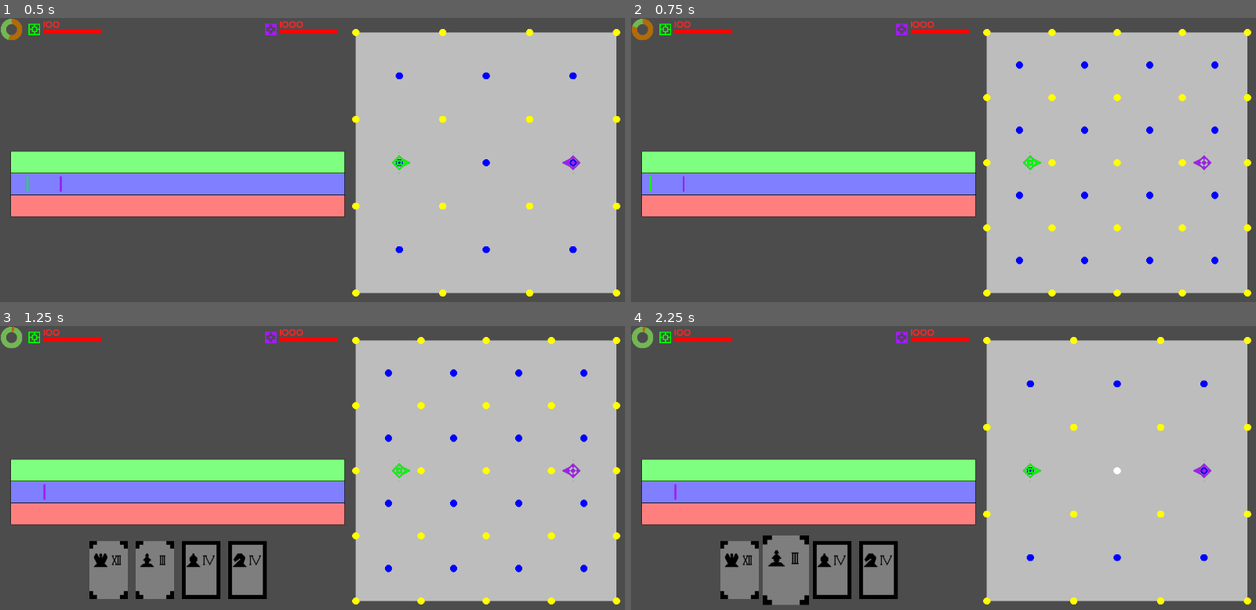
Above: before the commit, frames 1-4 (two rows, left to right).
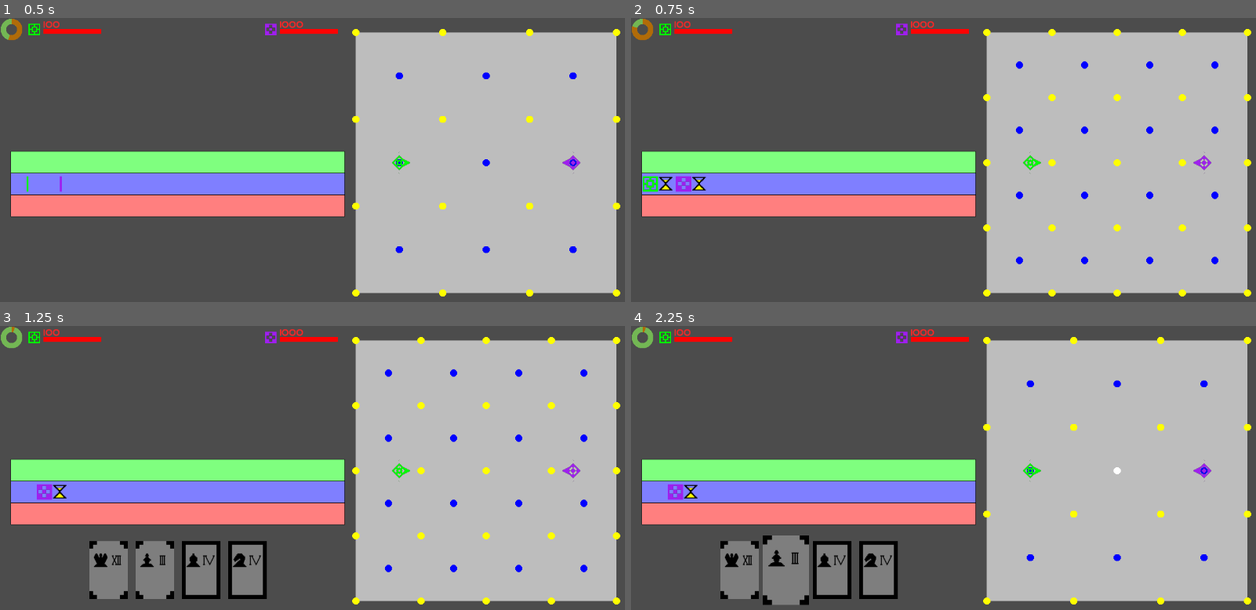
Above: after the commit, the same moments.

Repository: Pe3Hu/kanikani
Game: Godot game, scene res://scenes/Game.tscn
Same seed, same stepped clock (60 frames per second), same inputs: the game is played once before the commit and once after it.
Inputs (mouse positions are in pixels of both pictures, inside the frame that each line leads up to):
- Up to frame 1 (0.5 s): no input
- Up to frame 2 (0.75 s): tap Enter at 0.5 s; move the mouse to (1081, 148) at 0.52 s; hold W from 0.53 s (still down); tap 2 at 0.6 s; click (1081, 148) at 0.67 s
- Up to frame 3 (1.25 s): keep holding W; tap E at 0.8 s
- Up to frame 4 (2.25 s): tap Space at 1.25 s; move the mouse to (737, 570) at 1.27 s; release W at 1.28 s; hold S 1.28-2.03 s; tap E at 1.35 s; click (737, 570) at 1.42 s; tap 2 at 1.55, 2.1 s; tap Enter at 2 s; move the mouse to (787, 570) at 2.02 s; hold W from 2.03 s (still down); click (787, 570) at 2.17 s

Frame 1 is identical in both runs. In frame 2, 0.4% of the frame differs, in the area x 1-13%, y 55-62%; in frame 3, 0.2%; in frame 4, 0.2%.

Commit message:
update version 0.0062
1. card preuse rework
2. rest & hitch icon added

Diff:
--- a/scripts/Act.gd
+++ b/scripts/Act.gd
@@ -25,6 +25,10 @@
 					"move":
 						path += act_.obj.effect.word.content+"/"
 						name_ = act_.obj.card.obj.pas.word.chesspiece+name_
+					"hitch":
+						name_ = act_.obj.effect.word.content+name_
+					"rest":
+						name_ = act_.obj.effect.word.content+name_
 
 		var texture = ImageTexture.new()
 		var image = Image.new()
--- a/scripts/Classes_1.gd
+++ b/scripts/Classes_1.gd
@@ -90,6 +90,7 @@
 	var color = {}
 
 	func _init(input_):
+		vec.distance = input_.distance
 		vec.size = input_.vector
 		word.type = input_.type
 		word.target = input_.target
@@ -151,9 +152,9 @@
 	var obj = {}
 
 	func _init(input_):
-		num.time = {}
-		num.time.max = input_.delay
-		num.time.current = 0
+		num.preparation = {}
+		num.preparation.max = input_.preparation
+		num.preparation.current = 0
 		word.type = input_.type
 		obj.exam = input_.exam
 
@@ -270,7 +271,9 @@
 		num.angle = {}
 		num.angle.current = 0
 		num.angle.target = 0
-		num.angle.target = 0
+		num.time = {}
+		num.time.hitch = 0
+		num.time.rest = 0
 
 	func init_scenes():
 		scene.dancer = {}
--- a/scripts/Classes_2.gd
+++ b/scripts/Classes_2.gd
@@ -125,41 +125,54 @@
 		word.border = ""
 
 	func preuse():
-		obj.dancer.get_angle_by_target(obj.pas.obj.dot)
-
-		if obj.dancer.num.angle.current != obj.dancer.num.angle.target:
+		var delay = 0
+
+		for content in Global.dict.effect.content:
 			var input = {}
-			input.value = obj.dancer.obj.feature.dict["rotate"].current
-			input.cast = "stream"
-			input.content = "rotate"
+			input.value = null
+			input.content = content
 			input.subject = obj.dancer
 			input.object = obj.dancer
-
+			input.cast = "splash"
 			var data = {}
-			data.dancer = obj.dancer
-			data.card = self
-			data.effect = Classes_3.Effect.new(input)
-			data.time = obj.dancer.get_time_for_rotate()
-			data.delay = 0
-			data.cord = "standart"
-			Global.obj.timeflow.add_pause(data)
-
-			input.value = obj.dancer.obj.feature.dict["move"].current
-			input.content = "move"
-			data.effect = Classes_3.Effect.new(input)
-			data.delay = data.time
-			data.cord = "standart"
-			data.time = obj.dancer.get_time_for_move(obj.pas.obj.dot.vec.position)
-			Global.obj.timeflow.add_pause(data)
-
-			var ends = []
-			ends.append_array(Global.obj.ballroom.arr.end)
-			Global.obj.ballroom.arr.end = []
-
-			for end in ends:
-				end.update_color()
-
-			Global.current.dot = null
+			data.time = 0
+
+			match content:
+				"rest":
+					data.time = obj.dancer.num.time.hitch
+				"rotate":
+					obj.dancer.get_angle_by_target(obj.pas.obj.dot)
+
+					if obj.dancer.num.angle.current != obj.dancer.num.angle.target:
+						input.value = obj.dancer.obj.feature.dict["rotate"].current
+						input.cast = "stream"
+						data.time = obj.dancer.get_time_for_rotate()
+				"move":
+					input.cast = "stream"
+					input.value = obj.dancer.obj.feature.dict["move"].current
+					data.time = obj.dancer.get_time_for_move(obj.pas.obj.dot.vec.position)
+				"exam":
+					data.time = obj.exam.obj.challenge["preparation"]
+				"rest":
+					data.time = obj.dancer.num.time.rest
+
+			if data.time > 0:
+				data.dancer = obj.dancer
+				data.card = self
+				data.effect = Classes_3.Effect.new(input)
+				data.delay = delay
+				data.cord = "standart"
+				Global.obj.timeflow.add_pause(data)
+				delay += data.time
+
+		var ends = []
+		ends.append_array(Global.obj.ballroom.arr.end)
+		Global.obj.ballroom.arr.end = []
+
+		for end in ends:
+			end.update_color()
+
+		Global.current.dot = null
 
 	func check_access():
 		if Global.obj.ballroom.obj.current.dancer.obj.dot.arr.layer.has(obj.pas.num.layer):
--- a/scripts/Classes_3.gd
+++ b/scripts/Classes_3.gd
@@ -65,6 +65,7 @@
 		num.end = input_.end
 		num.time = input_.time
 		vec.position = input_.position
+		vec.shifted = input_.position
 		num.r = Global.num.ballroom.a/4
 		color.current = Color.white
 		flag.temp = true
@@ -75,6 +76,9 @@
 		Global.node.Acts.add_child(scene.act)
 		scene.act.position = vec.position
 		scene.act.set_sprites(self)
+
+		if !obj.timeflow.flag.narrow:
+			scene.act.switch_narrow()
 
 	func shift(vec_):
 		vec.position.x += vec_.x
@@ -183,7 +187,7 @@
 		num.time.current = 0
 		num.shift = Global.num.dent.x
 		arr.timeline = []
-		flag.narrow = false
+		flag.narrow = true
 		flag.stop = false
 		init_cords()
 		init_dents()
@@ -265,8 +269,7 @@
 		flag.narrow = !flag.narrow
 
 		for timeline in arr.timeline:
-			if flag.narrow:
-				timeline.act.switch_narrow()
+			timeline.act.scene.act.switch_narrow()
 
 	func clean_temp():
 		for timeline in arr.timeline:
--- a/scripts/ExamDescriptions.gd
+++ b/scripts/ExamDescriptions.gd
@@ -9,15 +9,14 @@
 				"target": "boss"
 			},
 			"challenge": {
-				"delay": 1,
+				"preparation": 1,
 				"type": "claim 0",
 			},
 			"zone": {
 				"type": "homing",
 				"target": "max health",
 				"vector": Vector2(0,0),
-				"min distance": 2,
-				"max distance": 20,
+				"distance": Vector2(2,20),
 			},
 			"penalty": {
 				"effect": "instantaneous",
@@ -30,15 +29,14 @@
 				"target": "all"
 			},
 			"challenge": {
-				"delay": 3,
+				"preparation": 3,
 				"type": "outside",
 			},
 			"zone": {
 				"type": "circle",
 				"target": "max health",
 				"vector": Vector2(Global.num.ballroom.a,0),
-				"min distance": 0,
-				"max distance": 22,
+				"distance": Vector2(0,22),
 			},
 			"penalty": {
 				"effect": "instantaneous",
--- a/scripts/Game.gd
+++ b/scripts/Game.gd
@@ -28,13 +28,13 @@
 			Global.set_square_layer(null)
 		if event.pressed and event.scancode == KEY_Q:
 			Global.obj.timeflow.flag.stop = !Global.obj.timeflow.flag.stop
-		if event.pressed and event.scancode == KEY_E:
-			 Global.obj.easel.preuse_card()
 		if event.pressed and event.scancode == KEY_A:
 			 Global.obj.timeflow.fix_temp()
 
 		if event.pressed and event.scancode == KEY_1:
 			Global.node.Hand.visible = !Global.node.Hand.visible
+		if event.pressed and event.scancode == KEY_2:
+			Global.obj.timeflow.shift_act_sprites()
 
 func _process(delta):
 	if Global.obj.keys().has("timeflow"):
Binary file added: assets/effects/hitch.png
Not shown, added: assets/effects/hitch.png.import
Binary file added: assets/effects/rest.png
Not shown, added: assets/effects/rest.png.import
